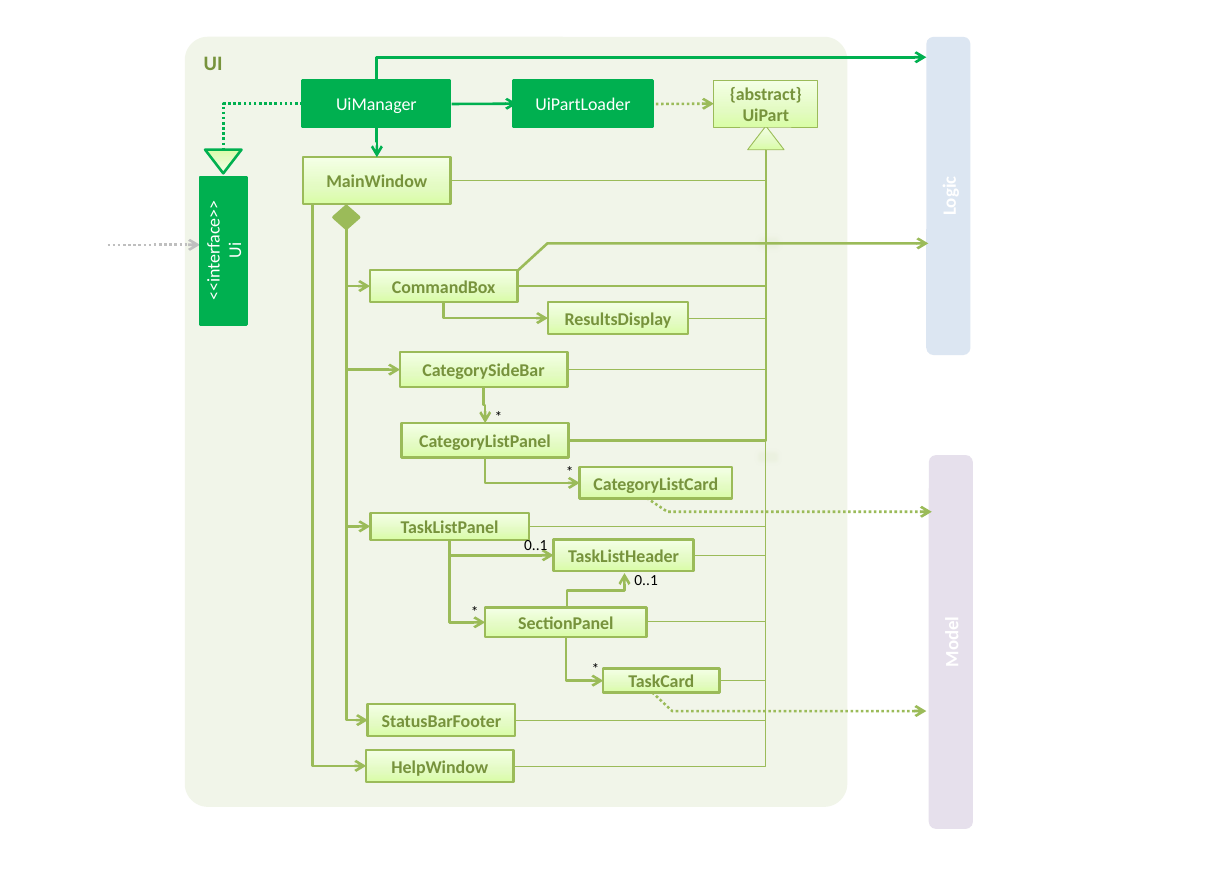
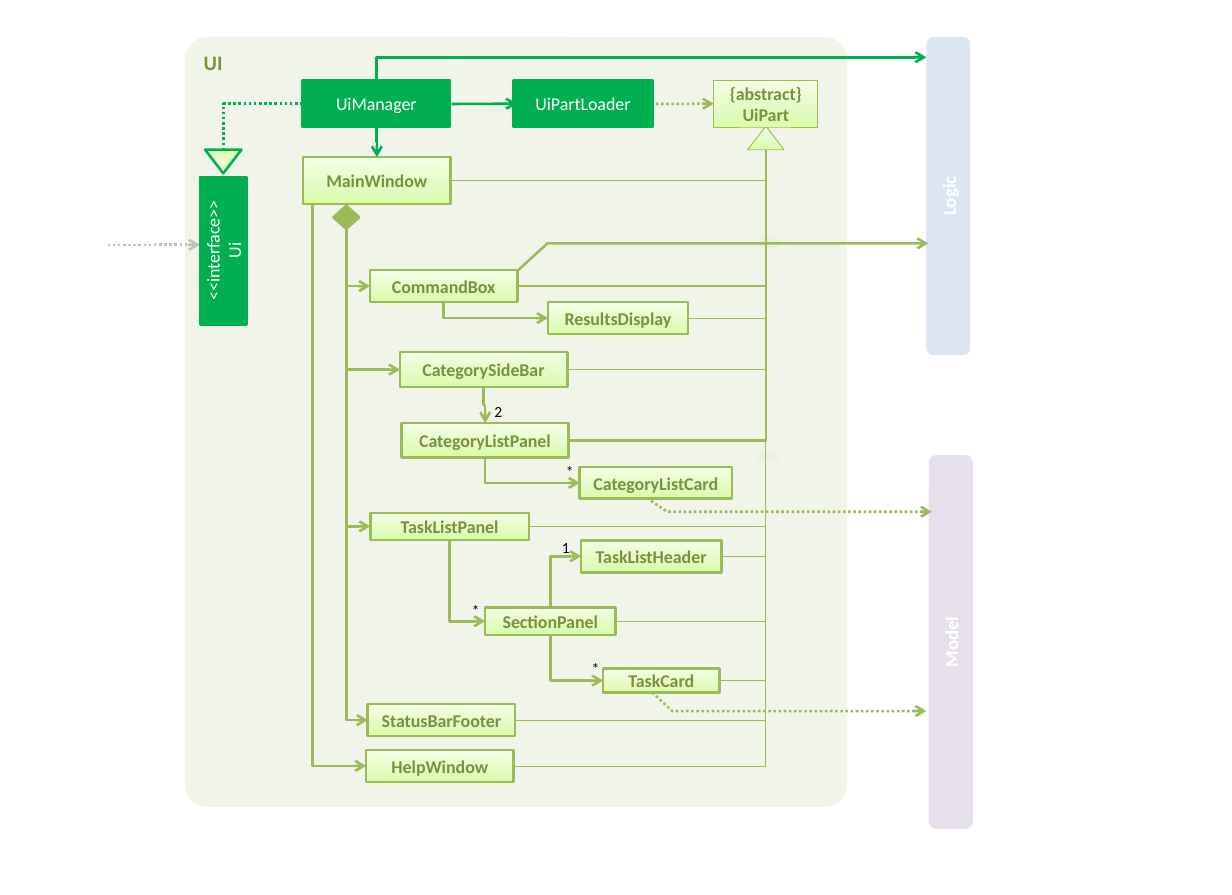
Before and after one commit to unusep/main, a slide deck: slide 1 of docs/diagrams/Diagrams_UI.pptx. Drawn at 1232x895 pixels with LibreOffice and Linux fonts; fonts in the diff are those of the drawing. Boxes give left, top, right and bottom in pixels: in the first picture for what was removed or moved away, otherwise in the second. Text is boxed around its words. In the diff, an @@ line names an element or a change of style, - is before the commit and + after.

```diff
--- a/docs/diagrams/Diagrams_UI.pptx
+++ b/docs/diagrams/Diagrams_UI.pptx
@@ elbow line moved from (766, 150) - (648, 623) to (766, 150) - (616, 621) @@
@@ elbow line moved from (766, 150) - (694, 556) to (766, 150) - (722, 557) @@
@@ text at (494, 407, 502, 417): text changed @@
-*
+2
@@ elbow arrow (450, 540) - (485, 621): route changed @@
@@ elbow arrow removed from (450, 540) to (553, 556) @@
@@ elbow arrow moved from (567, 609) - (625, 573) to (551, 607) - (582, 557) @@
@@ text at (562, 543, 570, 557): text changed @@
-0..1
+1
@@ rectangle "TaskListHeader": place and size @@
-rectangle "TaskListHeader" at (553, 540, 694, 572)
+rectangle "TaskListHeader" at (582, 541, 722, 573)
@@ text removed at (634, 575, 657, 585) @@
-0..1
@@ rectangle "SectionPanel": place and size @@
-rectangle "SectionPanel" at (485, 607, 647, 637)
+rectangle "SectionPanel" at (485, 607, 616, 634)
@@ elbow arrow moved from (565, 637) - (604, 680) to (551, 634) - (604, 680) @@
```
Also in this commit, not shown: 1 slide added, 1 slide removed, 7 other files.
